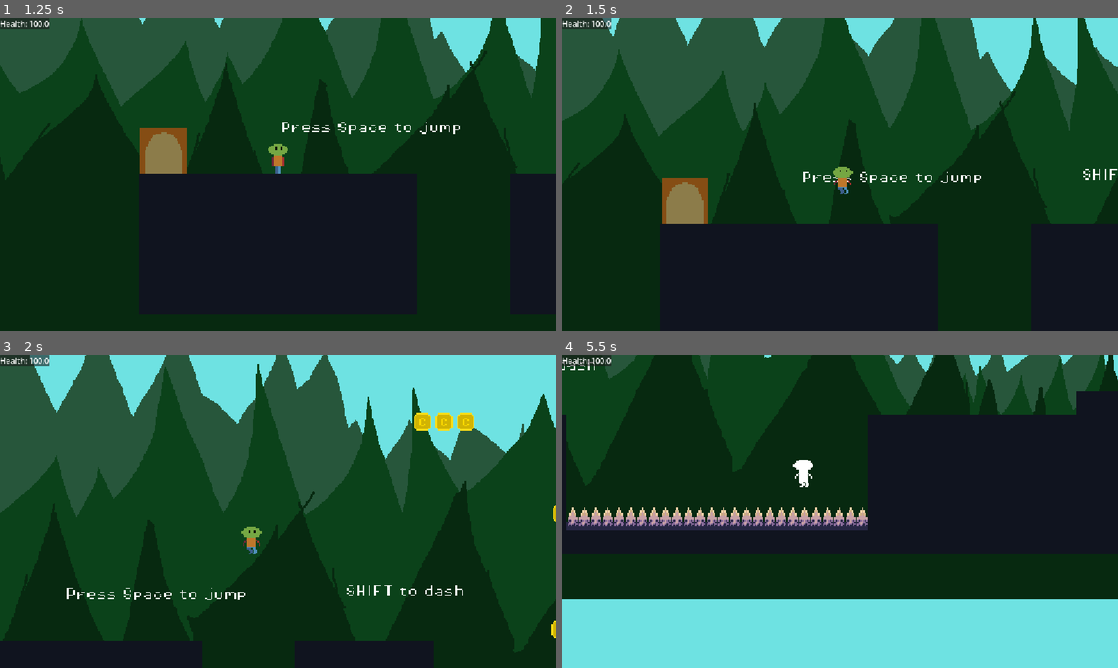
Above: before the commit, frames 1-4 (two rows, left to right).
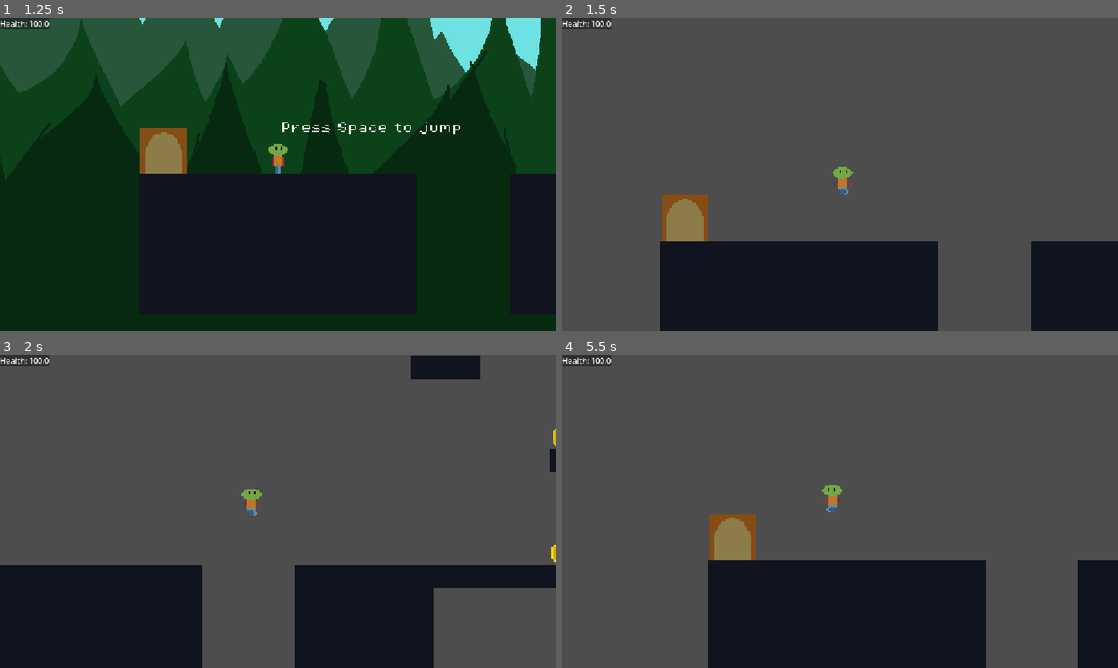
Above: after the commit, the same moments.

Repository: Sanved001/scribe-2d
Game: Godot game, scene res://scenes/boot.tscn
Same seed, same stepped clock (60 frames per second), same inputs: the game is played once before the commit and once after it.
Inputs (mouse positions are in pixels of both pictures, inside the frame that each line leads up to):
- Up to frame 1 (1.25 s): click "Start" at 0.5 s
- Up to frame 2 (1.5 s): tap Space (jump) at 1.25 s; move the mouse to (962, 158) at 1.27 s; hold D (right) from 1.28 s (still down); tap F (shift_plane) at 1.35 s
- Up to frame 3 (2 s): keep holding D (right); tap Space (jump) at 1.52, 1.55, 1.82 s
- Up to frame 4 (5.5 s): tap Space (jump) at 2, 2.1, 2.27, 2.57, 2.75, 3.05, 3.5, 3.77, 4.07, 4.25, 4.52, 4.55, 4.82, 5, 5.27 s; move the mouse to (728, 527) at 2.02 s; tap F (shift_plane) at 2.3, 3.8, 5.1 s; move the mouse to (895, 442) at 2.77 s; release D (right) at 2.78 s; hold A (left) 2.78-3.53 s; click (895, 442) at 2.85 s; move the mouse to (812, 574) at 3.52 s; hold D (right) 3.53-5.03 s; tap Shift (dash) at 3.6 s; move the mouse to (1006, 558) at 4.27 s; tap E (interact) at 4.35 s; move the mouse to (673, 464) at 5.02 s; hold A (left) from 5.03 s (still down)

Frame 1 is identical in both runs. In frame 2, 80% of the frame differs, in the area x 0-100%, y 0-100%; in frame 3, 85%; in frame 4, 93%.

Commit message:
Wall Climbing & Increased Jump Velocity
Made Certian walls non-climbable
Increased Jump Velocity
Update TODO.md
Added Jump Buffering to Wall Climbs

Diff:
--- a/scripts/player.gd
+++ b/scripts/player.gd
@@ -53,7 +53,7 @@
 var look_direction:int = 1
 
 const SPEED = 200.0
-const JUMP_VELOCITY = -350.0
+const JUMP_VELOCITY = -450.0
 const DASH_SPEED = 400.0
 const FRICTION = 25
 const ACCELERATION = 20
@@ -117,6 +117,13 @@
 	if not input_is_busy and not jump_disabled:
 
 		if Input.is_action_just_pressed("jump"):
+			# If player jumped while holding an object LET IT GO!
+			if Input.is_action_just_pressed("jump"):
+				if player_is_holding_objects.size() > 0:
+					var released_object = player_is_holding_objects[0]
+					player_is_holding_objects.erase(released_object)
+					SignalBus.Player_Interact_Movable_Object.emit(released_object, self, false)
+
 			if jump_buffer_timer.is_stopped():
 				jump_buffer_timer.start()
 
@@ -169,7 +176,8 @@
 			velocity.y += JUMP_VELOCITY/3.25
 
 	if not is_on_floor() and velocity.y > 0 and is_on_wall() and\
-	Input.get_axis("left", "right") != 0:
+	Input.get_axis("left", "right") != 0 and not jump_buffer_timer.is_stopped()\
+	and is_wall_climbable():
 		look_direction = Input.get_axis("left", "right")
 		wall_contact_coyote_timer.start()
 		velocity.y = 10
@@ -203,15 +211,15 @@
 						#input_cooldown(0.2)
 
 
-		# PLANE SHIFTING
-		if not input_is_busy:
-			if Input.is_action_just_pressed("shift_plane"):
-				if Plane_Shift:
-					SignalBus.Plane_shift.emit(false)
-					Plane_Shift = false
-				else:
-					SignalBus.Plane_shift.emit(true)
-					Plane_Shift = true
+	# PLANE SHIFTING
+	if not input_is_busy:
+		if Input.is_action_just_pressed("shift_plane"):
+			if Plane_Shift:
+				SignalBus.Plane_shift.emit(false)
+				Plane_Shift = false
+			else:
+				SignalBus.Plane_shift.emit(true)
+				Plane_Shift = true
 
 	if not input_is_busy:
 		# Get the input direction and handle the movement/deceleration.
Not shown, changed: Scribe-2d-updates.txt
Not shown, changed: TODO.md
